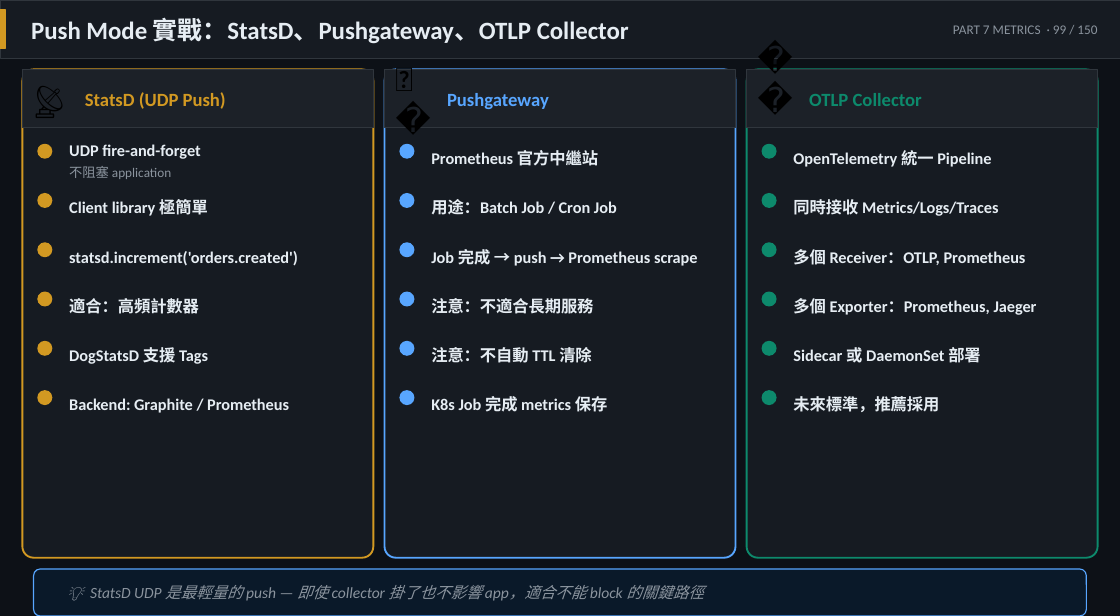
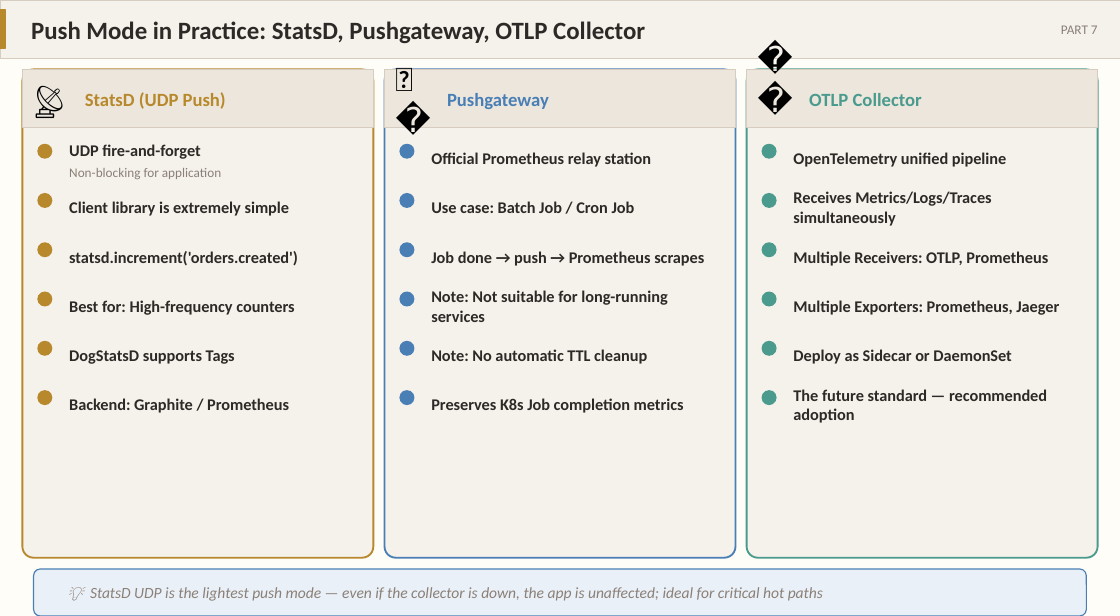
Before and after one commit to hwchiu/moslides, a slide deck: slide 9 of output/part7_metrics.pptx. Drawn at 1120x616 pixels with LibreOffice and Linux fonts; fonts in the diff are those of the drawing. Boxes give left, top, right and bottom in pixels: in the first picture for what was removed or moved away, otherwise in the second. Text is boxed around its words. In the diff, an @@ line names an element or a change of style, - is before the commit and + after.

```diff
--- a/output/part7_metrics.pptx
+++ b/output/part7_metrics.pptx
@@ background #0D1117 to #FFFDF8 @@
@@ rectangle at bbox=[0, 0, 1120, 58]: fill #161B22 to #F5F1EB; outline #30363D 0.5 pt to #D6CCBF 0.5 pt @@
@@ fill #D29922 to #B8892C; outline #D29922 1 pt to #B8892C 1 pt in 7 elements at bbox=[38, 144, 52, 158], bbox=[38, 194, 52, 207], bbox=[38, 243, 52, 256], bbox=[38, 292, 52, 306], bbox=[38, 342, 52, 355], bbox=[38, 391, 52, 404], bbox=[0, 10, 6, 48] @@
@@ text at bbox=[31, 21, 645, 44]: text changed; text colour #E6EDF3 to #2D2926 @@
-Push Mode 實戰：StatsD、Pushgateway、OTLP Collector
+Push Mode in Practice: StatsD, Pushgateway, OTLP Collector
@@ text at bbox=[1061, 25, 1098, 34]: text changed; text colour #8B949E to #8A8078 @@
-PART 7 METRICS · 99 / 150
+PART 7
@@ rounded rectangle at bbox=[22, 69, 373, 558]: fill #161B22 to #F5F1EB; outline #D29922 1.2 pt to #B8892C 1.2 pt @@
@@ text "StatsD (UDP Push)" at bbox=[85, 92, 226, 109]: text colour #D29922 to #B8892C @@
@@ rounded rectangle at bbox=[384, 69, 735, 558]: fill #161B22 to #F5F1EB; outline #58A6FF 1.2 pt to #4A7FB5 1.2 pt @@
@@ text "Pushgateway" at bbox=[447, 93, 549, 109]: text colour #58A6FF to #4A7FB5 @@
@@ fill #1C2128 to #ECE6DD; outline #30363D 1 pt to #D6CCBF 1 pt in 3 elements at bbox=[22, 69, 373, 128], bbox=[384, 69, 735, 128], bbox=[747, 69, 1098, 128] @@
@@ rounded rectangle at bbox=[747, 69, 1098, 558]: fill #161B22 to #F5F1EB; outline #0D8A6C 1.2 pt to #4A9B8E 1.2 pt @@
@@ text "OTLP Collector" at bbox=[809, 93, 922, 106]: text colour #0D8A6C to #4A9B8E @@
@@ text at bbox=[69, 168, 221, 179]: text changed; text colour #8B949E to #8A8078 @@
-不阻塞 application
+Non-blocking for application
@@ text at bbox=[431, 152, 652, 167]: text changed; text colour #E6EDF3 to #2D2926 @@
-Prometheus 官方中繼站
+Official Prometheus relay station
@@ text at bbox=[793, 152, 1006, 167]: text changed; text colour #E6EDF3 to #2D2926 @@
-OpenTelemetry 統一 Pipeline
+OpenTelemetry unified pipeline
@@ text at bbox=[69, 201, 290, 216]: text changed; text colour #E6EDF3 to #2D2926 @@
-Client library 極簡單
+Client library is extremely simple
@@ text at bbox=[431, 201, 635, 213]: text changed; text colour #E6EDF3 to #2D2926 @@
-用途：Batch Job / Cron Job
+Use case: Batch Job / Cron Job
@@ text at bbox=[793, 191, 991, 226]: text changed; text colour #E6EDF3 to #2D2926 @@
-同時接收 Metrics/Logs/Traces
+Receives Metrics/Logs/Traces simultaneously
@@ text at bbox=[431, 251, 704, 266]: text changed; text colour #E6EDF3 to #2D2926 @@
-Job 完成 → push → Prometheus scrape
+Job done → push → Prometheus scrapes
@@ text at bbox=[793, 251, 1048, 266]: text changed; text colour #E6EDF3 to #2D2926 @@
-多個 Receiver：OTLP, Prometheus
+Multiple Receivers: OTLP, Prometheus
@@ text at bbox=[431, 290, 667, 322]: text changed; text colour #E6EDF3 to #2D2926 @@
-注意：不適合長期服務
+Note: Not suitable for long-running services
@@ text at bbox=[69, 300, 294, 315]: text changed; text colour #E6EDF3 to #2D2926 @@
-適合：高頻計數器
+Best for: High-frequency counters
@@ text at bbox=[793, 300, 1059, 315]: text changed; text colour #E6EDF3 to #2D2926 @@
-多個 Exporter：Prometheus, Jaeger
+Multiple Exporters: Prometheus, Jaeger
@@ text at bbox=[69, 350, 235, 364]: text changed; text colour #E6EDF3 to #2D2926 @@
-DogStatsD 支援 Tags
+DogStatsD supports Tags
@@ text at bbox=[431, 349, 647, 364]: text changed; text colour #E6EDF3 to #2D2926 @@
-注意：不自動 TTL 清除
+Note: No automatic TTL cleanup
@@ text at bbox=[793, 349, 1011, 364]: text changed; text colour #E6EDF3 to #2D2926 @@
-Sidecar 或 DaemonSet 部署
+Deploy as Sidecar or DaemonSet
@@ text colour #E6EDF3 to #2D2926 in 3 elements at bbox=[69, 144, 200, 159], bbox=[69, 251, 298, 266], bbox=[69, 398, 289, 413] @@
@@ text at bbox=[793, 389, 1047, 423]: text changed; text colour #E6EDF3 to #2D2926 @@
-未來標準，推薦採用
+The future standard — recommended adoption
@@ fill #58A6FF to #4A7FB5; outline #58A6FF 1 pt to #4A7FB5 1 pt in 6 elements at bbox=[400, 144, 413, 158], bbox=[400, 194, 413, 207], bbox=[400, 243, 413, 256], bbox=[400, 292, 413, 306], bbox=[400, 342, 413, 355], bbox=[400, 391, 413, 404] @@
@@ text at bbox=[431, 398, 684, 413]: text changed; text colour #E6EDF3 to #2D2926 @@
-K8s Job 完成 metrics 保存
+Preserves K8s Job completion metrics
@@ fill #0D8A6C to #4A9B8E; outline #0D8A6C 1 pt to #4A9B8E 1 pt in 6 elements at bbox=[763, 144, 776, 158], bbox=[763, 194, 776, 207], bbox=[763, 243, 776, 256], bbox=[763, 292, 776, 306], bbox=[763, 342, 776, 355], bbox=[763, 391, 776, 404] @@
@@ rounded rectangle at bbox=[34, 569, 1086, 616]: fill #0A1929 to #EAF0F7; outline #58A6FF 0.75 pt to #4A7FB5 0.75 pt @@
@@ text at bbox=[90, 587, 823, 601]: text changed; text colour #8B949E to #8A8078 @@
-💡 StatsD UDP 是最輕量的 push — 即使 collector 掛了也不影響 app，適合不能 block 的關鍵路徑
+💡 StatsD UDP is the lightest push mode — even if the collector is down, the app is unaffected; ideal for critical hot paths
```
Also in this commit, not shown: 14 other slides changed, 25 other files.
